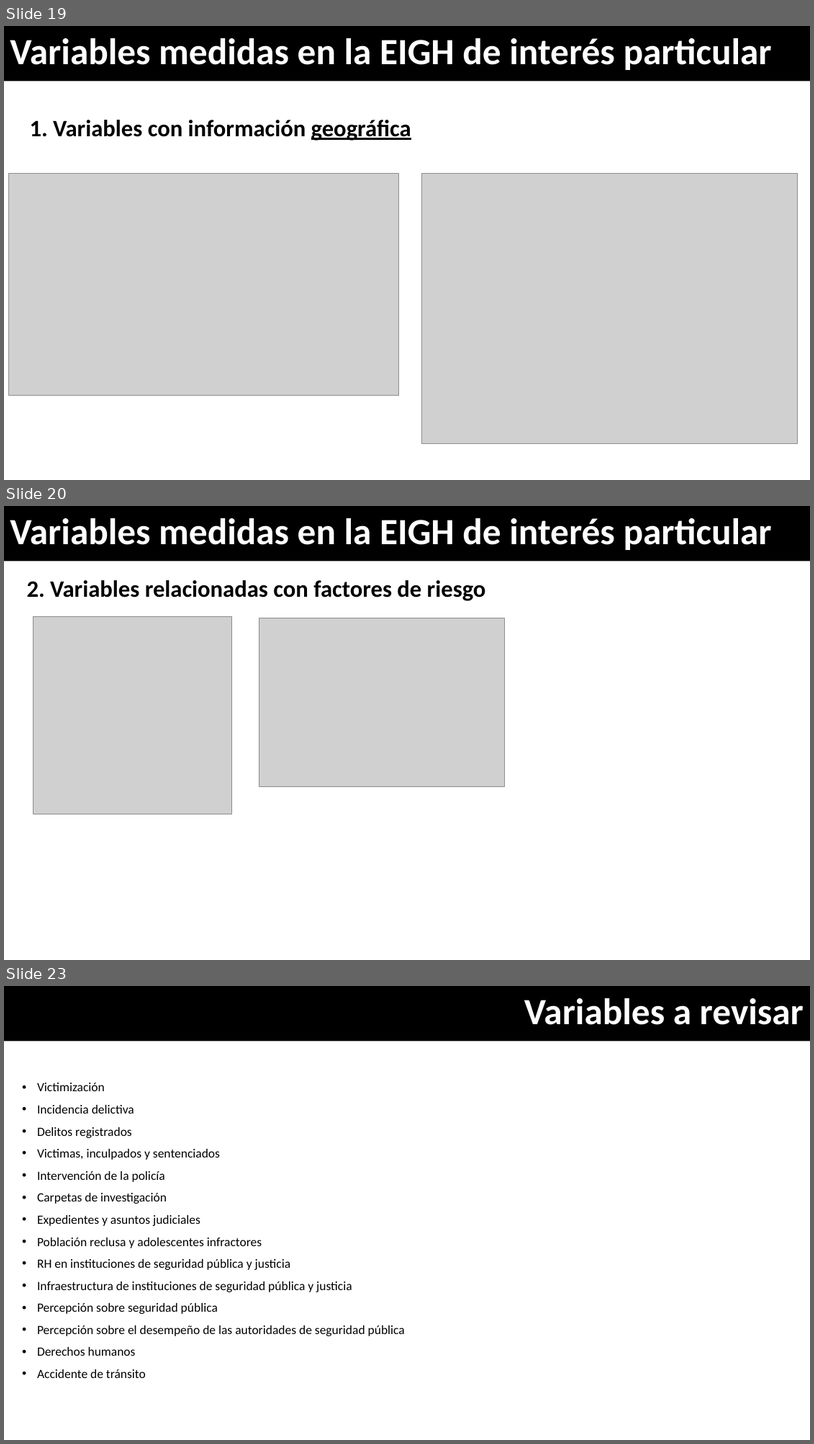
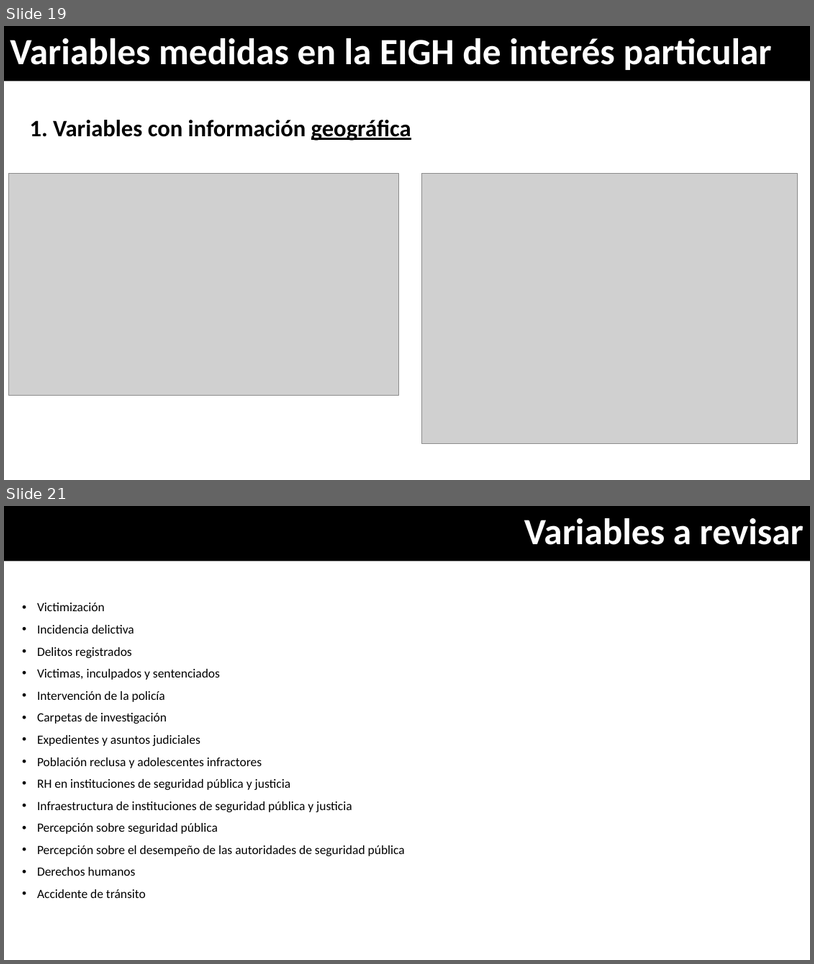
Before and after one commit to Adrifelcha/afchavez-019, a slide deck: Applied Cognitive Diagnostics/2020/Medición-PobrezaSeguridad.pptx. Shown one above the other, each under a label of ours: slides 19, 20 and 23 before the commit, slides 19 and 21 after it; the slides between them are not shown. The pictures are 814x1444 and 814x964 pixels, drawn with LibreOffice and Linux fonts; fonts in the diff are those of the drawing; grey boxes stand for pictures. Boxes give left, top, right and bottom in pixels: in the first picture for what was removed or moved away, otherwise in the second. Text is boxed around its words. In the diff, an @@ line names an element or a change of style, - is before the commit and + after.

```diff
--- a/Applied Cognitive Diagnostics/2020/Medición-PobrezaSeguridad.pptx
+++ b/Applied Cognitive Diagnostics/2020/Medición-PobrezaSeguridad.pptx
@@ slide 20 removed at (4, 506, 810, 960), background #FFFFFF @@
@@ rectangle removed at (4, 506, 810, 561) @@
-Variables medidas en la EIGH de interés particular
@@ text removed at (27, 580, 486, 601) @@
-2. Variables relacionadas con factores de riesgo
@@ picture removed at (33, 617, 232, 814) @@
@@ picture removed at (260, 618, 505, 787) @@
@@ what was slide 23 is now slide 21 @@
```
Also in this commit, not shown: 2 slides changed, 3 other slides removed, 34 other files.
